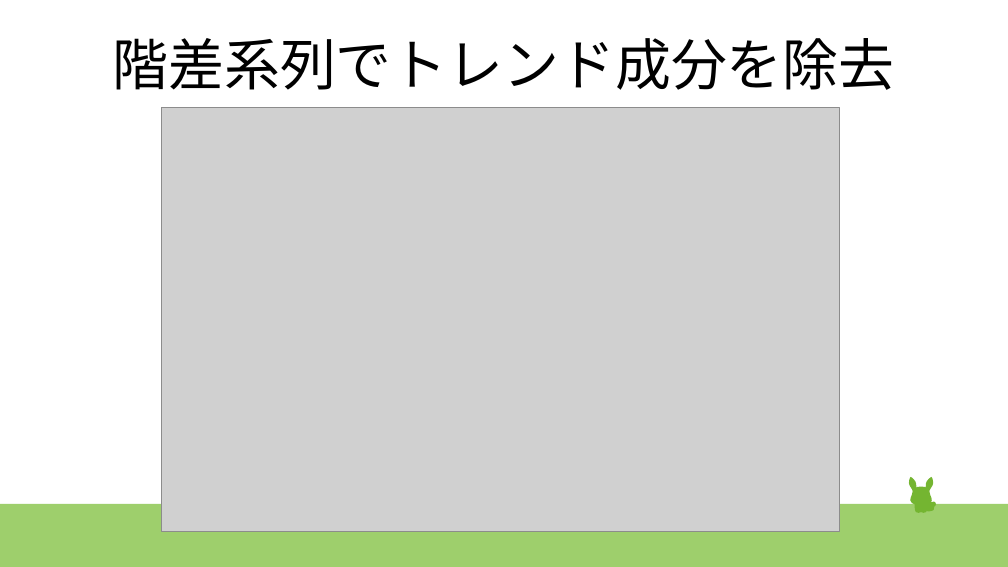
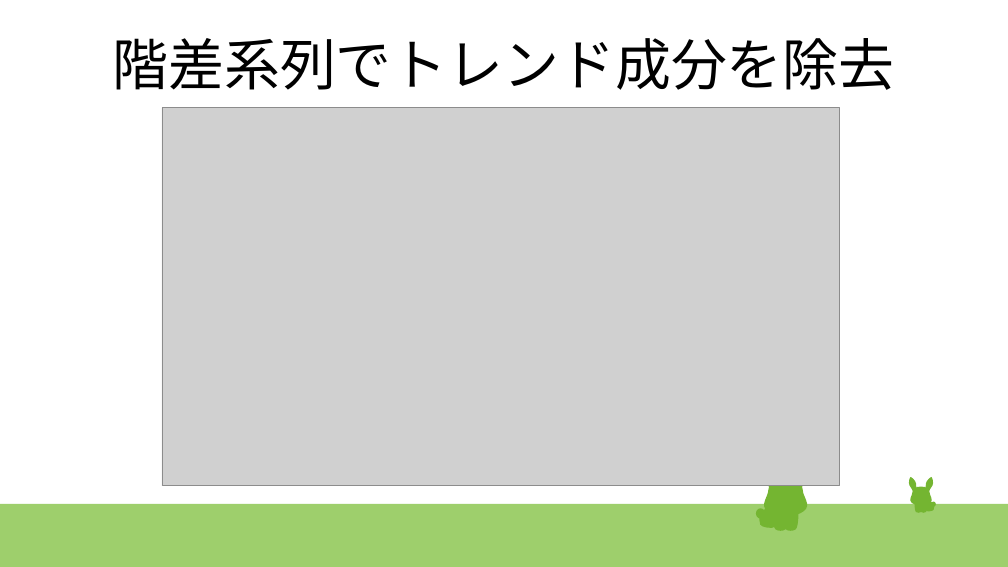
Before and after one commit to kawagashira/deepcraft, a slide deck: slide 6 of time_series/time_series.pptx. Drawn at 1008x567 pixels with LibreOffice and Linux fonts; fonts in the diff are those of the drawing; grey boxes stand for pictures. Boxes give left, top, right and bottom in pixels: in the first picture for what was removed or moved away, otherwise in the second. Text is boxed around its words. In the diff, an @@ line names an element or a change of style, - is before the commit and + after.

```diff
--- a/time_series/time_series.pptx
+++ b/time_series/time_series.pptx
@@ picture resized from (x1=162, y1=108, x2=840, y2=531) to (x1=162, y1=108, x2=840, y2=486) @@
@@ group added at (x1=756, y1=459, x2=810, y2=530): 21 freeform shapes @@
@@ freeform shape at (x1=785, y1=506, x2=799, y2=531): outline redrawn @@
```
Also in this commit, not shown: 6 other slides changed, 3 slides added, 2 other files.
